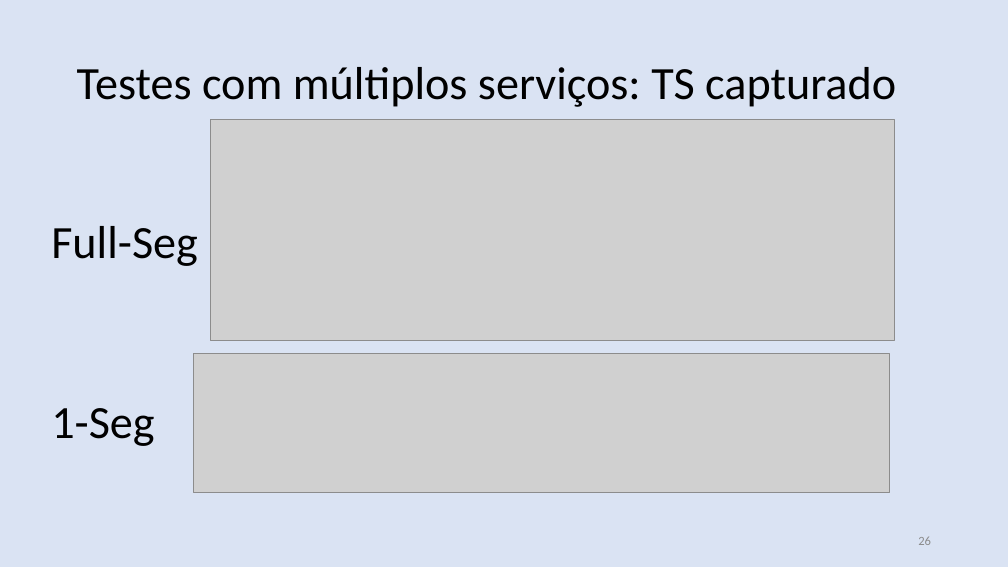
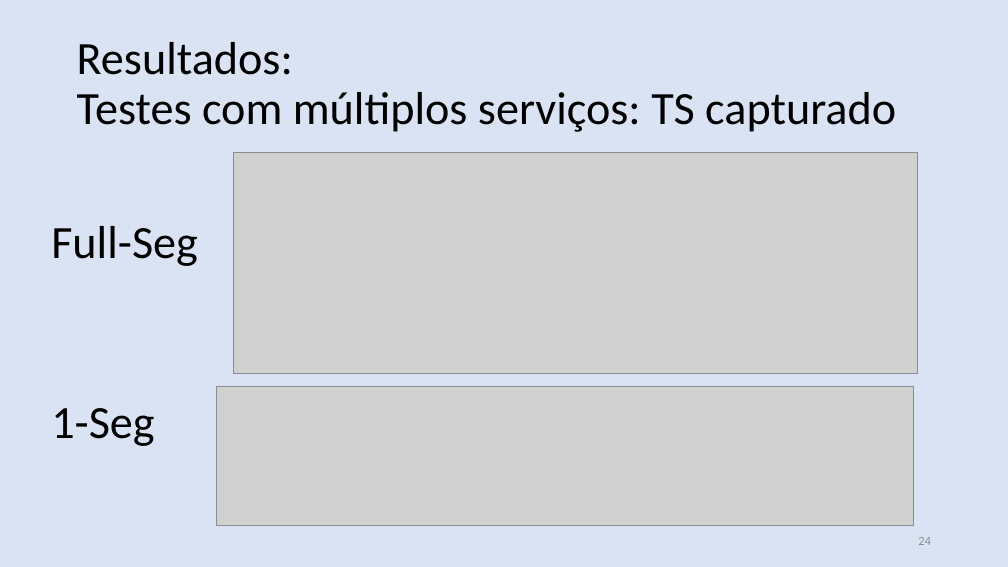
Before and after one commit to nasall2/TCC, a slide deck: slide 24 of relatorio/abntex2-modelos-1.9.2/figuras/apresentacao.pptx (slide 26 before the commit). Drawn at 1008x567 pixels with LibreOffice and Linux fonts; fonts in the diff are those of the drawing; grey boxes stand for pictures. Boxes give left, top, right and bottom in pixels: in the first picture for what was removed or moved away, otherwise in the second. Text is boxed around its words. In the diff, an @@ line names an element or a change of style, - is before the commit and + after.

```diff
--- a/relatorio/abntex2-modelos-1.9.2/figuras/apresentacao.pptx
+++ b/relatorio/abntex2-modelos-1.9.2/figuras/apresentacao.pptx
@@ text at (x1=77, y1=42, x2=293, y2=75): paragraph added @@
+Resultados:
@@ picture moved from (x1=210, y1=120, x2=895, y2=341) to (x1=234, y1=153, x2=918, y2=374) @@
@@ picture moved from (x1=194, y1=354, x2=890, y2=493) to (x1=217, y1=386, x2=913, y2=526) @@
@@ page number at (x1=918, y1=537, x2=931, y2=545): text changed @@
-26
+24
```
Also in this commit, not shown: 9 other slides changed.
